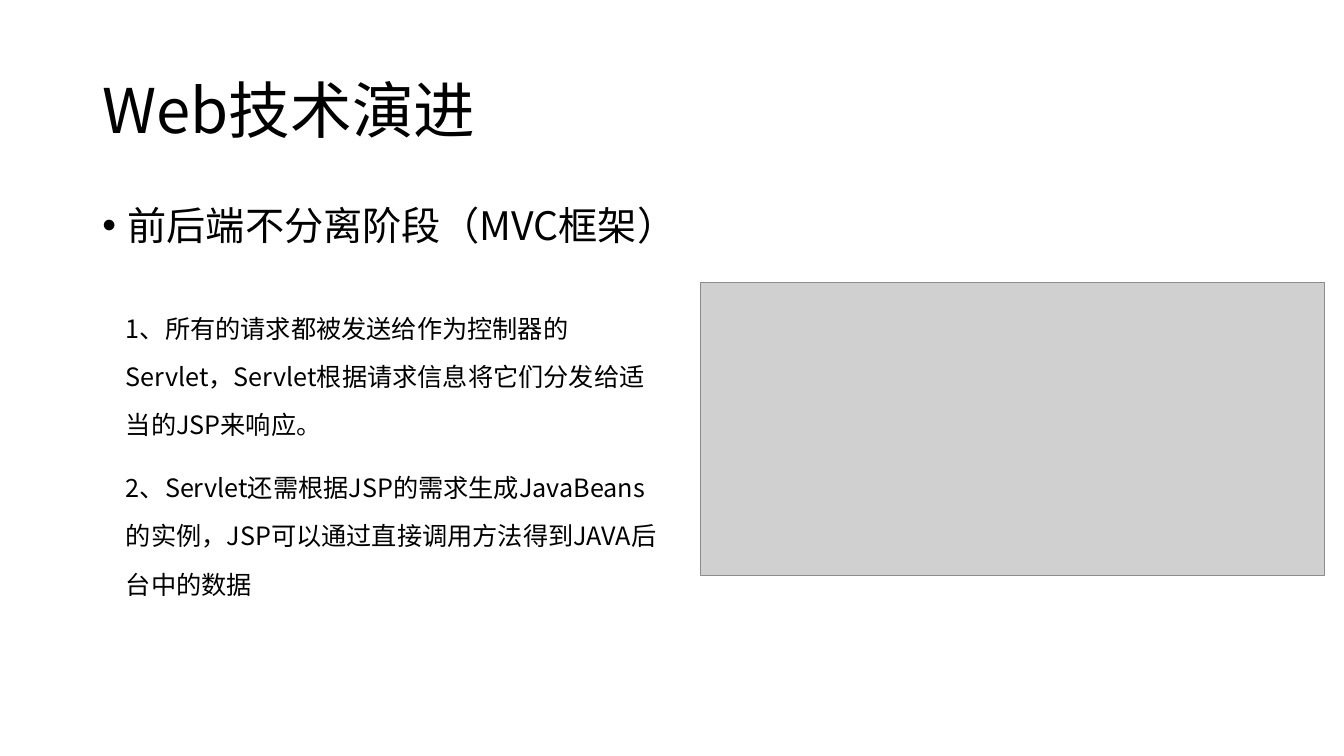
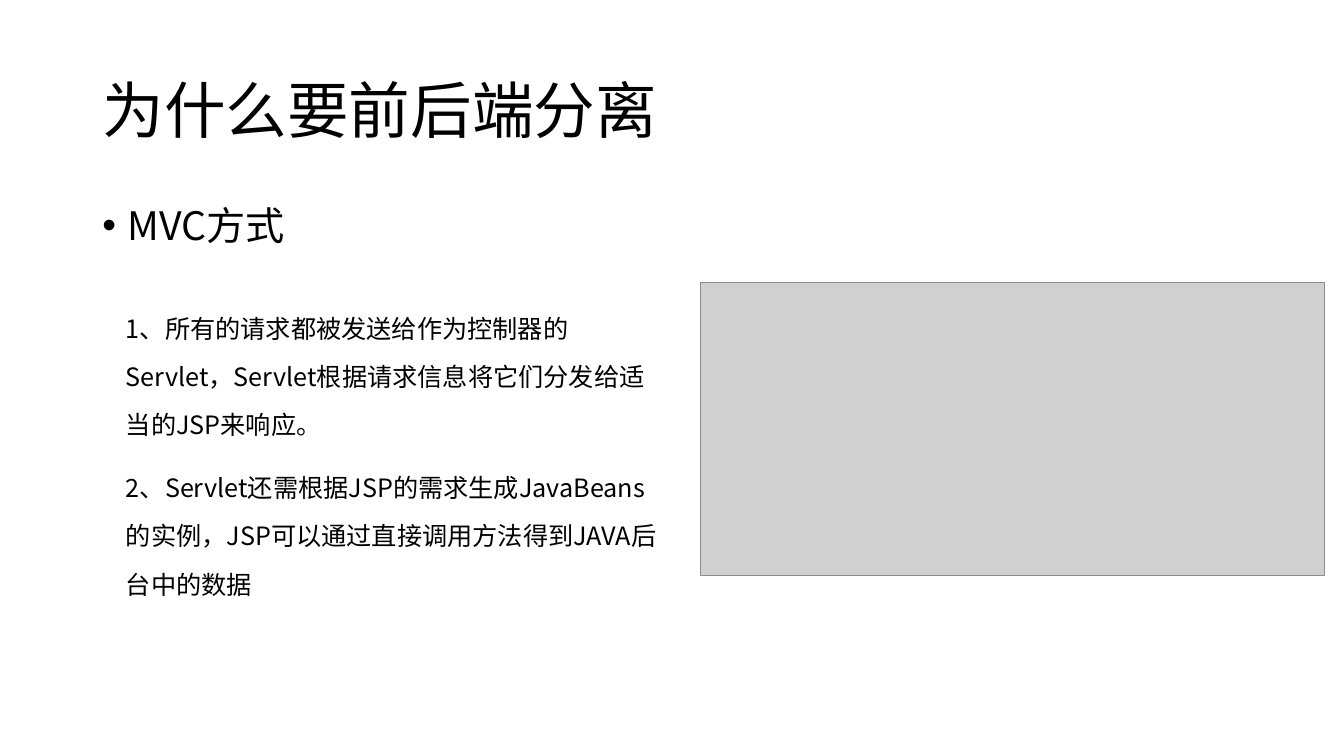
Before and after one commit to candisecandise/gitpractice, a slide deck: slide 5 of 前后端分离初探.pptx (slide 3 before the commit). Drawn at 1344x756 pixels with LibreOffice and Linux fonts; fonts in the diff are those of the drawing; grey boxes stand for pictures. Boxes give left, top, right and bottom in pixels: in the first picture for what was removed or moved away, otherwise in the second. Text is boxed around its words. In the diff, an @@ line names an element or a change of style, - is before the commit and + after.

Commit message:
【修改内容】前后端分离ppt vscode-setting vue例子 【修改人】weizejuan 【是否审核】NA

```diff
--- a/前后端分离初探.pptx
+++ b/前后端分离初探.pptx
@@ title at [102, 81, 656, 138]: text changed @@
-Web技术演进
+为什么要前后端分离
@@ text at [128, 207, 285, 243]: text changed @@
-• 前后端不分离阶段（MVC框架）
+• MVC方式
```
Also in this commit, not shown: 14 other slides changed, 17 slides added, 10 slides removed, 8 other files.
